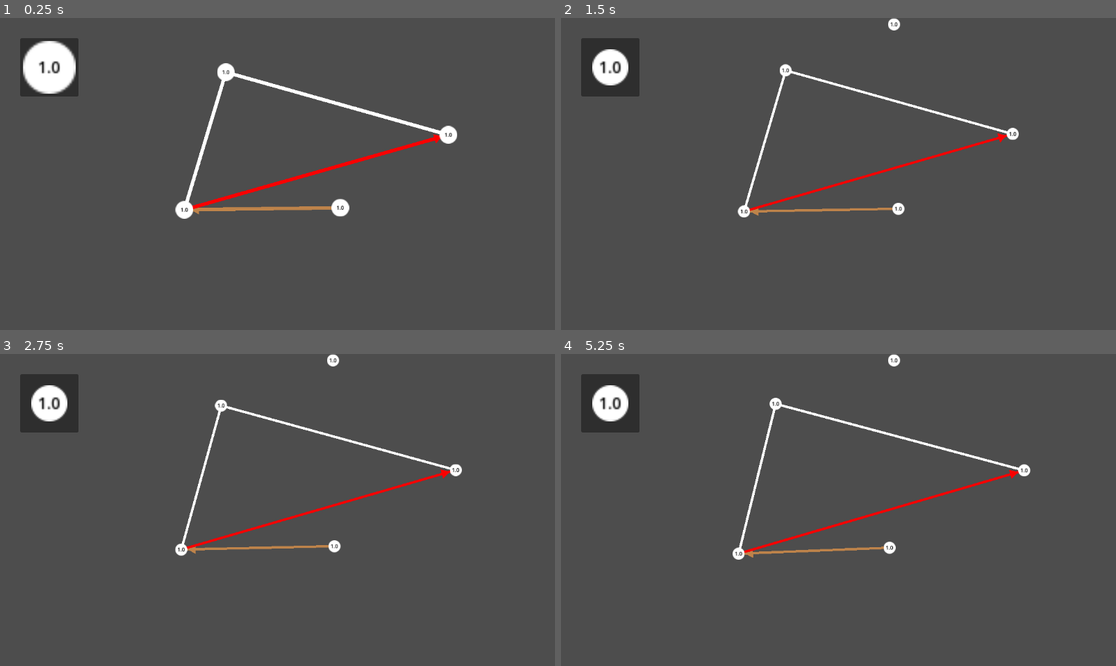
Above: before the commit, frames 1-4 (two rows, left to right).
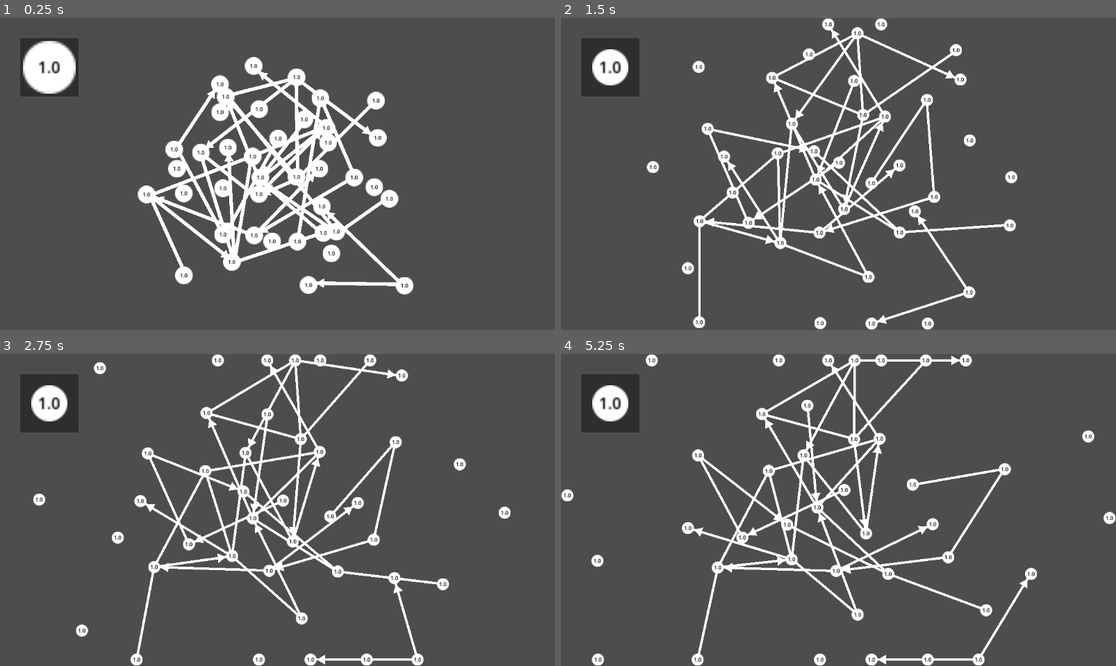
Above: after the commit, the same moments.

Repository: Andresit1524/graphim
Game: Godot game, scene res://test/test.tscn
Two runs of this game, one before a commit and one after it. Both use one fixed random seed, a clock stepped at 60 frames per second and the inputs below.
Inputs (mouse positions are in pixels of both pictures, inside the frame that each line leads up to):
- Up to frame 1 (0.25 s): no input
- Up to frame 2 (1.5 s): tap Enter at 0.5 s; drag from (610, 67) to (894, 105) at 0.52 s; drag from (727, 189) to (810, 236) at 1.27 s
- Up to frame 3 (2.75 s): move the mouse to (333, 441) at 2.02 s; click (333, 441) at 2.17 s
- Up to frame 4 (5.25 s): drag from (810, 572) to (672, 463) at 2.77 s; move the mouse to (1005, 556) at 3.52 s; click (1005, 556) at 3.67 s; drag from (672, 463) to (755, 432) at 4.27 s; move the mouse to (866, 510) at 5.02 s; click (866, 510) at 5.17 s

The runs differ from the first frame. In frame 1, 13% of the frame differs, in the area x 24-83%, y 12-89%; in frame 2, 9.0%; in frame 3, 9.0%; in frame 4, 9.2%.

Commit message:
Fuerza elástica (Hooke)
+Correcciones:

- Manejo de aristas sin puntos para evitar errores
- Opciones de depuración
- Adiciones al modo desactivado de los nodos

Diff:
--- a/assets/graph_edge/graphim_edge.gd
+++ b/assets/graph_edge/graphim_edge.gd
@@ -15,6 +15,10 @@
 		if not is_node_ready(): await ready
 		arrowhead_size = value
 		if value: queue_redraw()
+## Longitud de la arista
+@export var length: float = 200.0
+## Fuerza de Hooke para los nodos que conecta
+@export var hooke_force: float = 50
 
 
 @onready var curve: Line2D = $Curve
@@ -33,6 +37,13 @@
 	# Refresca los datos
 	data.refresh()
 
+	# ! Debug: conectarse al azar a otro nodo
+	var available_nodes := get_tree().get_nodes_in_group(&"nodes")
+	data.end_node = available_nodes.pick_random()
+	available_nodes.erase(data.end_node)
+	data.start_node = get_tree().get_nodes_in_group(&"nodes").pick_random()
+	data.directed = [true, false].pick_random()
+
 
 func _physics_process(_delta: float) -> void:
 	if not data.has_valid_extremes(): return
@@ -42,6 +53,9 @@
 
 	# Omite el procesamiento si no hubo movimiento significativo
 	if not data.has_significant_movement(last_start_global, last_end_global): return
+
+	# Aplica las fuerzas físicas de atracción
+	_apply_hooke(_delta)
 
 	last_start_global = start_global
 	last_end_global = end_global
@@ -60,6 +74,8 @@
 
 ## Dibuja una cabeza de flecha para la arista dirigida
 func _draw() -> void:
+	if curve.points.is_empty(): return
+
 	# Extremos de la recta
 	# ? Importante: Usa las posiciones LOCALES para dibujar
 	var start_pos := curve.points[0]
@@ -144,6 +160,21 @@
 #endregion
 
 
+#region Físicas
+
+
+## Atrae a los nodos que conecta usando la ley de hooke
+func _apply_hooke(_delta: float) -> void:
+	var distance := (data.end_node.global_position - data.start_node.global_position)
+	var force := (distance.normalized() * length - distance) * hooke_force
+
+	data.end_node.hooke_force += force / 2
+	data.start_node.hooke_force -= force / 2
+
+
+#endregion
+
+
 #region Setters
 
 
--- a/assets/graph_node/graphim_node.gd
+++ b/assets/graph_node/graphim_node.gd
@@ -21,11 +21,18 @@
 
 
 ## Desactiva el nodo y sus físicas. Usado para el DragInstancer
+# TODO: hacer un metodo para el setter
 var disabled := false:
 	set(value):
 		disabled = value
 		input_pickable = not value
-		if not value: _reset_physics()
+		if not value:
+			_reset_physics()
+		else:
+			remove_from_group(&"nodes")
+
+## Fuerza de la arista por la ley de Hooke
+var hooke_force: Vector2
 
 
 func _ready() -> void:
@@ -128,11 +135,15 @@
 
 	# Calculamos la sumatoria de cada repulsión de los otros nodos
 	for node: GraphimNode in nodes:
-		if node == self or node.disabled: continue
+		if node == self: continue
 		force += _coulomb(node.global_position)
 
 	# Aplicamos la fuerza de gravedad al centro
 	force += _apply_gravity()
+	force += hooke_force
+
+	# Limpiamos la fuerza para la siguiente iteración de las aristas
+	hooke_force = Vector2.ZERO
 
 	# Aplica Verlet con fricción sobre la velocidad (el desplazamiento)
 	var inertia := (global_position - last_global_pos) * (1.0 - damping)
--- a/test/test.tscn
+++ b/test/test.tscn
@@ -16,6 +16,7 @@
 grow_horizontal = 2
 grow_vertical = 2
 mouse_filter = 1
+metadata/_edit_use_anchors_ = true
 
 [node name="DragInstancer" parent="CanvasLayer/UI" unique_id=704335588 node_paths=PackedStringArray("instances_node") instance=ExtResource("2_8a8pi")]
 layout_mode = 1
@@ -35,6 +36,7 @@
 disable_property_name = &"disabled"
 instance_size = 3.0
 reset_instance_size = true
+metadata/_edit_use_anchors_ = true
 
 [node name="Boundaries" type="StaticBody2D" parent="." unique_id=2025964593]
 metadata/_edit_lock_ = true
@@ -47,48 +49,231 @@
 [node name="Edges" type="Node2D" parent="." unique_id=2056861580]
 
 [node name="GraphimEdge" parent="Edges" unique_id=379864618 instance=ExtResource("2_65205")]
-
-[node name="Data" parent="Edges/GraphimEdge" index="0" unique_id=1389238358 node_paths=PackedStringArray("start_node", "end_node")]
-start_node = NodePath("../../../Nodes/GraphimNode")
-end_node = NodePath("../../../Nodes/GraphimNode2")
-
-[node name="GraphimEdge2" parent="Edges" unique_id=1955806043 instance=ExtResource("2_65205")]
-
-[node name="Data" parent="Edges/GraphimEdge2" index="0" unique_id=1389238358 node_paths=PackedStringArray("start_node", "end_node")]
-start_node = NodePath("../../../Nodes/GraphimNode3")
-end_node = NodePath("../../../Nodes/GraphimNode4")
-directed = true
-color = Color(0.7433311, 0.5119733, 0.28856057, 1)
-
-[node name="GraphimEdge3" parent="Edges" unique_id=1685588467 instance=ExtResource("2_65205")]
-
-[node name="Data" parent="Edges/GraphimEdge3" index="0" unique_id=1389238358 node_paths=PackedStringArray("start_node", "end_node")]
-start_node = NodePath("../../../Nodes/GraphimNode2")
-end_node = NodePath("../../../Nodes/GraphimNode4")
-
-[node name="GraphimEdge4" parent="Edges" unique_id=1192754699 instance=ExtResource("2_65205")]
-
-[node name="Data" parent="Edges/GraphimEdge4" index="0" unique_id=1389238358 node_paths=PackedStringArray("start_node", "end_node")]
-start_node = NodePath("../../../Nodes/GraphimNode4")
-end_node = NodePath("../../../Nodes/GraphimNode")
-directed = true
-color = Color(0.98008555, 0, 0, 1)
+position = Vector2(259, 293)
+
+[node name="GraphimEdge2" parent="Edges" unique_id=1783574669 instance=ExtResource("2_65205")]
+position = Vector2(259, 293)
+
+[node name="GraphimEdge3" parent="Edges" unique_id=841817242 instance=ExtResource("2_65205")]
+position = Vector2(259, 293)
+
+[node name="GraphimEdge4" parent="Edges" unique_id=1865350230 instance=ExtResource("2_65205")]
+position = Vector2(259, 293)
+
+[node name="GraphimEdge5" parent="Edges" unique_id=2002050473 instance=ExtResource("2_65205")]
+position = Vector2(259, 293)
+
+[node name="GraphimEdge6" parent="Edges" unique_id=1526930989 instance=ExtResource("2_65205")]
+position = Vector2(259, 293)
+
+[node name="GraphimEdge7" parent="Edges" unique_id=1440350747 instance=ExtResource("2_65205")]
+position = Vector2(259, 293)
+
+[node name="GraphimEdge8" parent="Edges" unique_id=1741440434 instance=ExtResource("2_65205")]
+position = Vector2(259, 293)
+
+[node name="GraphimEdge9" parent="Edges" unique_id=470336317 instance=ExtResource("2_65205")]
+position = Vector2(259, 293)
+
+[node name="GraphimEdge10" parent="Edges" unique_id=1627727636 instance=ExtResource("2_65205")]
+position = Vector2(259, 293)
+
+[node name="GraphimEdge11" parent="Edges" unique_id=1595468426 instance=ExtResource("2_65205")]
+position = Vector2(259, 293)
+
+[node name="GraphimEdge12" parent="Edges" unique_id=873988148 instance=ExtResource("2_65205")]
+position = Vector2(259, 293)
+
+[node name="GraphimEdge13" parent="Edges" unique_id=249243597 instance=ExtResource("2_65205")]
+position = Vector2(259, 293)
+
+[node name="GraphimEdge14" parent="Edges" unique_id=1335423688 instance=ExtResource("2_65205")]
+position = Vector2(259, 293)
+
+[node name="GraphimEdge15" parent="Edges" unique_id=1933648176 instance=ExtResource("2_65205")]
+position = Vector2(259, 293)
+
+[node name="GraphimEdge16" parent="Edges" unique_id=1797726265 instance=ExtResource("2_65205")]
+position = Vector2(259, 293)
+
+[node name="GraphimEdge17" parent="Edges" unique_id=1695744514 instance=ExtResource("2_65205")]
+position = Vector2(259, 293)
+
+[node name="GraphimEdge18" parent="Edges" unique_id=1412014475 instance=ExtResource("2_65205")]
+position = Vector2(259, 293)
+
+[node name="GraphimEdge19" parent="Edges" unique_id=1559344542 instance=ExtResource("2_65205")]
+position = Vector2(259, 293)
+
+[node name="GraphimEdge20" parent="Edges" unique_id=1342966915 instance=ExtResource("2_65205")]
+position = Vector2(259, 293)
+
+[node name="GraphimEdge21" parent="Edges" unique_id=877043580 instance=ExtResource("2_65205")]
+position = Vector2(259, 293)
+
+[node name="GraphimEdge22" parent="Edges" unique_id=1635685414 instance=ExtResource("2_65205")]
+position = Vector2(259, 293)
+
+[node name="GraphimEdge23" parent="Edges" unique_id=1697247341 instance=ExtResource("2_65205")]
+position = Vector2(259, 293)
+
+[node name="GraphimEdge24" parent="Edges" unique_id=330312782 instance=ExtResource("2_65205")]
+position = Vector2(259, 293)
+
+[node name="GraphimEdge25" parent="Edges" unique_id=673487437 instance=ExtResource("2_65205")]
+position = Vector2(259, 293)
+
+[node name="GraphimEdge26" parent="Edges" unique_id=1675294188 instance=ExtResource("2_65205")]
+position = Vector2(259, 293)
+
+[node name="GraphimEdge27" parent="Edges" unique_id=304596658 instance=ExtResource("2_65205")]
+position = Vector2(259, 293)
+
+[node name="GraphimEdge28" parent="Edges" unique_id=1626000766 instance=ExtResource("2_65205")]
+position = Vector2(259, 293)
+
+[node name="GraphimEdge29" parent="Edges" unique_id=2114737882 instance=ExtResource("2_65205")]
+position = Vector2(259, 293)
+
+[node name="GraphimEdge30" parent="Edges" unique_id=247054113 instance=ExtResource("2_65205")]
+position = Vector2(259, 293)
+
+[node name="GraphimEdge31" parent="Edges" unique_id=1120112581 instance=ExtResource("2_65205")]
+position = Vector2(259, 293)
+
+[node name="GraphimEdge32" parent="Edges" unique_id=1811554235 instance=ExtResource("2_65205")]
+position = Vector2(259, 293)
+
+[node name="GraphimEdge33" parent="Edges" unique_id=1925587967 instance=ExtResource("2_65205")]
+position = Vector2(259, 293)
+
+[node name="GraphimEdge34" parent="Edges" unique_id=1768410810 instance=ExtResource("2_65205")]
+position = Vector2(259, 293)
+
+[node name="GraphimEdge35" parent="Edges" unique_id=5476393 instance=ExtResource("2_65205")]
+position = Vector2(259, 293)
+
+[node name="GraphimEdge36" parent="Edges" unique_id=601154631 instance=ExtResource("2_65205")]
+position = Vector2(259, 293)
 
 [node name="Nodes" type="Node2D" parent="." unique_id=1159337228]
 
-[node name="GraphimNode" parent="Nodes" unique_id=56422329 instance=ExtResource("1_65205")]
-position = Vector2(930, 243)
-
-[node name="GraphimNode2" parent="Nodes" unique_id=1488389095 instance=ExtResource("1_65205")]
-position = Vector2(469, 113)
-
-[node name="GraphimNode3" parent="Nodes" unique_id=560863726 instance=ExtResource("1_65205")]
-position = Vector2(707, 394)
-
-[node name="GraphimNode4" parent="Nodes" unique_id=744704783 instance=ExtResource("1_65205")]
-position = Vector2(383, 398)
-
-[editable path="Edges/GraphimEdge"]
-[editable path="Edges/GraphimEdge2"]
-[editable path="Edges/GraphimEdge3"]
-[editable path="Edges/GraphimEdge4"]
+[node name="GraphimNode37" parent="Nodes" unique_id=2017895944 instance=ExtResource("1_65205")]
+position = Vector2(398, 141)
+
+[node name="GraphimNode39" parent="Nodes" unique_id=526598564 instance=ExtResource("1_65205")]
+position = Vector2(536, 141)
+
+[node name="GraphimNode40" parent="Nodes" unique_id=1829328197 instance=ExtResource("1_65205")]
+position = Vector2(467, 141)
+
+[node name="GraphimNode41" parent="Nodes" unique_id=1000982954 instance=ExtResource("1_65205")]
+position = Vector2(673, 142)
+
+[node name="GraphimNode42" parent="Nodes" unique_id=1984027072 instance=ExtResource("1_65205")]
+position = Vector2(604, 142)
+
+[node name="GraphimNode44" parent="Nodes" unique_id=2051153933 instance=ExtResource("1_65205")]
+position = Vector2(742, 142)
+
+[node name="GraphimNode53" parent="Nodes" unique_id=1953690449 instance=ExtResource("1_65205")]
+position = Vector2(399, 194)
+
+[node name="GraphimNode55" parent="Nodes" unique_id=835427327 instance=ExtResource("1_65205")]
+position = Vector2(537, 194)
+
+[node name="GraphimNode56" parent="Nodes" unique_id=1002135534 instance=ExtResource("1_65205")]
+position = Vector2(468, 194)
+
+[node name="GraphimNode57" parent="Nodes" unique_id=569629845 instance=ExtResource("1_65205")]
+position = Vector2(674, 195)
+
+[node name="GraphimNode58" parent="Nodes" unique_id=1898643526 instance=ExtResource("1_65205")]
+position = Vector2(605, 195)
+
+[node name="GraphimNode60" parent="Nodes" unique_id=939571425 instance=ExtResource("1_65205")]
+position = Vector2(743, 195)
+
+[node name="GraphimNode69" parent="Nodes" unique_id=110608801 instance=ExtResource("1_65205")]
+position = Vector2(401, 251)
+
+[node name="GraphimNode72" parent="Nodes" unique_id=1607950830 instance=ExtResource("1_65205")]
+position = Vector2(470, 251)
+
+[node name="GraphimNode73" parent="Nodes" unique_id=601824025 instance=ExtResource("1_65205")]
+position = Vector2(676, 252)
+
+[node name="GraphimNode76" parent="Nodes" unique_id=1220129285 instance=ExtResource("1_65205")]
+position = Vector2(745, 252)
+
+[node name="GraphimNode85" parent="Nodes" unique_id=1715347229 instance=ExtResource("1_65205")]
+position = Vector2(402, 304)
+
+[node name="GraphimNode88" parent="Nodes" unique_id=307713697 instance=ExtResource("1_65205")]
+position = Vector2(471, 304)
+
+[node name="GraphimNode89" parent="Nodes" unique_id=931784729 instance=ExtResource("1_65205")]
+position = Vector2(677, 305)
+
+[node name="GraphimNode92" parent="Nodes" unique_id=890912012 instance=ExtResource("1_65205")]
+position = Vector2(746, 305)
+
+[node name="GraphimNode101" parent="Nodes" unique_id=2031365899 instance=ExtResource("1_65205")]
+position = Vector2(404, 361)
+
+[node name="GraphimNode104" parent="Nodes" unique_id=752813860 instance=ExtResource("1_65205")]
+position = Vector2(473, 361)
+
+[node name="GraphimNode105" parent="Nodes" unique_id=1266865200 instance=ExtResource("1_65205")]
+position = Vector2(679, 362)
+
+[node name="GraphimNode108" parent="Nodes" unique_id=1676194100 instance=ExtResource("1_65205")]
+position = Vector2(748, 362)
+
+[node name="GraphimNode117" parent="Nodes" unique_id=56459865 instance=ExtResource("1_65205")]
+position = Vector2(405, 414)
+
+[node name="GraphimNode120" parent="Nodes" unique_id=869076399 instance=ExtResource("1_65205")]
+position = Vector2(474, 414)
+
+[node name="GraphimNode121" parent="Nodes" unique_id=122834332 instance=ExtResource("1_65205")]
+position = Vector2(680, 415)
+
+[node name="GraphimNode124" parent="Nodes" unique_id=1552866766 instance=ExtResource("1_65205")]
+position = Vector2(749, 415)
+
+[node name="GraphimNode133" parent="Nodes" unique_id=2083817939 instance=ExtResource("1_65205")]
+position = Vector2(407, 462)
+
+[node name="GraphimNode135" parent="Nodes" unique_id=908988357 instance=ExtResource("1_65205")]
+position = Vector2(545, 462)
+
+[node name="GraphimNode136" parent="Nodes" unique_id=1319661587 instance=ExtResource("1_65205")]
+position = Vector2(476, 462)
+
+[node name="GraphimNode137" parent="Nodes" unique_id=975655298 instance=ExtResource("1_65205")]
+position = Vector2(682, 463)
+
+[node name="GraphimNode138" parent="Nodes" unique_id=1188474904 instance=ExtResource("1_65205")]
+position = Vector2(613, 463)
+
+[node name="GraphimNode140" parent="Nodes" unique_id=232926893 instance=ExtResource("1_65205")]
+position = Vector2(751, 463)
+
+[node name="GraphimNode149" parent="Nodes" unique_id=983483299 instance=ExtResource("1_65205")]
+position = Vector2(406, 508)
+
+[node name="GraphimNode151" parent="Nodes" unique_id=717783259 instance=ExtResource("1_65205")]
+position = Vector2(544, 508)
+
+[node name="GraphimNode152" parent="Nodes" unique_id=1253232529 instance=ExtResource("1_65205")]
+position = Vector2(475, 508)
+
+[node name="GraphimNode153" parent="Nodes" unique_id=1296275199 instance=ExtResource("1_65205")]
+position = Vector2(681, 509)
+
+[node name="GraphimNode154" parent="Nodes" unique_id=1090482512 instance=ExtResource("1_65205")]
+position = Vector2(612, 509)
+
+[node name="GraphimNode156" parent="Nodes" unique_id=578939892 instance=ExtResource("1_65205")]
+position = Vector2(750, 509)
